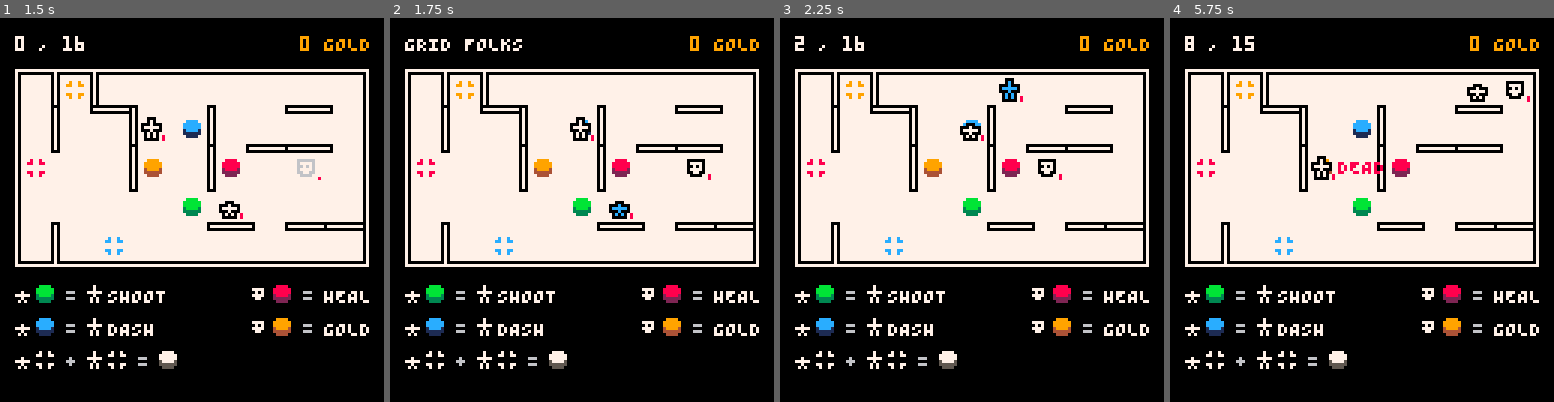
Above: before the commit, frames 1-4 (left to right).
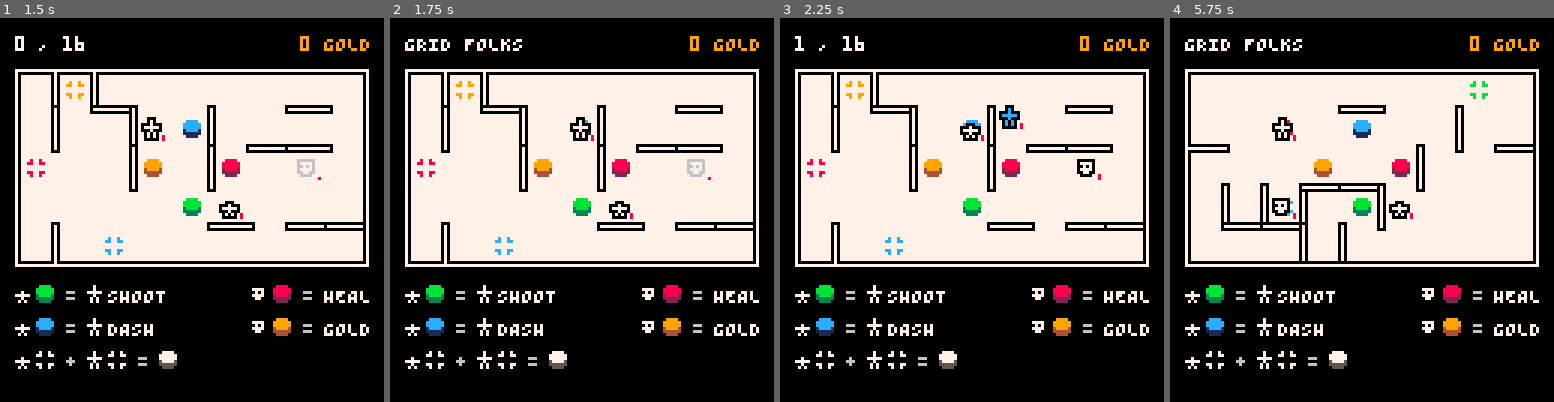
Above: after the commit, the same moments.

Repository: taylordolan/grid-folks
Game: PICO-8 cartridge grid_folks.p8
Same seed, same stepped clock (60 frames per second), same inputs: the game is played once before the commit and once after it.
Inputs:
- Up to frame 1 (1.5 s): tap X (X key) at 0.33, 1.07 s; tap O (Z key) at 0.7 s
- Up to frame 2 (1.75 s): hold Right from 1.6 s (still down); tap O (Z key) at 1.7 s
- Up to frame 3 (2.25 s): tap X (X key) at 1.85 s; release Right at 2.1 s; tap O (Z key) at 2.1 s; hold Up from 2.15 s (still down)
- Up to frame 4 (5.75 s): release Up at 2.42 s; hold Right 2.47-3.03 s; tap O (Z key) every 0.4 s from 2.5 to 5.7 s; tap X (X key) at 2.97, 4.08, 5.2 s; hold Left 3.08-3.58 s; hold Down 3.63-3.97 s; hold Right 4.02-4.68 s; hold Up 4.73-5.03 s; hold Left 5.08-5.68 s; hold Down from 5.73 s (still down)

Frame 1 is identical in both runs. In frame 2, 0.2% of the frame differs, in the area x 57-84%, y 36-52%; in frame 3, 0.9%; in frame 4, 6.5%, in the area x 3-95%, y 4-65%.

Commit message:
movement transitions!

Diff:
--- a/grid_folks.p8
+++ b/grid_folks.p8
@@ -18,10 +18,10 @@
 -- [x] write a function that prints an overview of the spawn rate throughout the game
 -- [x] add a debug mode where spawn rate and turn count show while playing
 -- [x] add some variation in when exactly enemies appear
--- [ ] implement transitions for movement
+-- [x] implement transitions for movement
+-- [ ] convert s{} to sx and sy
 -- [ ] try a 5 x 7 board instead
 -- [ ] add basic animations
--- [ ] rewrite _draw() to avoid weird overlaps
 -- [ ] when multiple enemies are present, they should act in random order
 -- [ ] randomly distribute starting abilities
 -- [ ] do something to make the game end state feel less clunky
@@ -42,6 +42,18 @@
       board[x][y] = {}
     end
   end
+
+  -- graphics stuff that needs to be global
+  screen_size = 128
+  sprite_size = 8
+  margin = 5
+  tile_size = sprite_size + margin
+  total_sprites_width = sprite_size * cols
+  total_margins_width = margin * (cols - 1)
+  total_map_width = total_sprites_width + total_margins_width
+  padding_left = flr((screen_size - total_map_width) / 2)
+  -- padding_top = flr((screen_size - total_map_height) / 2)
+  padding_top = 20
 
   -- sounds dictionary
   sounds = {
@@ -98,6 +110,9 @@
   buttons = {}
   exits = {}
 
+  -- log of recent user input
+  input_log = {}
+
   -- initial buttons
   set_tile(new_button("dash"), {5,2})
   set_tile(new_button("shoot"), {5,4})
@@ -137,10 +152,6 @@
   -- this is just so i don't have to set the initial_spawn_rate in an abstract way
   spawn_modifier = initial_spawn_rate + flr(sqrt(spawn_base))
 
-  -- transition stuff
-  transition_frames = 8
-  input_delay = 0
-
   -- start the music!
   music(sounds.music)
 end
@@ -203,49 +214,68 @@
     -- end
   end
 
-  -- if the system should be waiting, then wait
-  if input_delay > 0 then
-		input_delay = input_delay - 1
-
-  -- if it's the player's turn, then listen for input and respond to it
-	elseif player_turn == true then
-		if hero_a_active then
-      hero_a:update()
+  -- for complicated reasons, this value should be set to
+  -- one *less* than the maximum allowed number of rapid player inputs
+  if #input_log < 2 then
+    local input
+    -- left
+    if btnp(0) then
+      input = {-1, 0}
+    end
+    -- right
+    if btnp(1) then
+      input = {1, 0}
+    end
+    -- up
+    if btnp(2) then
+      input = {0, -1}
+    end
+    -- down
+    if btnp(3) then
+      input = {0, 1}
+    end
+    add(input_log, input)
+  end
+  -- player turn
+  if #input_log > 0 and player_turn == true and is_transitioning_enemies() == false then
+    local dir = input_log[1]
+    del(input_log, dir)
+    local active_hero
+    if hero_a_active then
+      active_hero = hero_a
     else
-      hero_b:update()
-    end
-
-  -- if it's not the player's turn…
-	elseif player_turn == false then
-
-    -- update hero abilities
+      active_hero = hero_b
+    end
+    active_hero.act(active_hero, dir)
+    player_turn = false
+  end
+  -- enemy turn
+  if player_turn == false and is_transitioning_heroes() == false then
     update_hero_abilities()
-
-    -- advance the board if appropriate
     if should_advance() then
       add_button()
       refresh_pads()
       refresh_walls()
     end
-
-    -- update enemy stuff
     hatch_eggs()
     if should_spawn_egg() then
       spawn_egg()
     end
-    if #enemies > 0 then
-      input_delay += 4
-    end
     for next in all(enemies) do
       next.update(next)
     end
-
     -- update game state
     turns = turns + 1
+    player_turn = true
     spawn_base += spawn_increment
-    player_turn = true
-	end
-
+  end
+  -- update screen positions
+  for next in all(heroes) do
+    update_screen_position(next)
+  end
+  for next in all(enemies) do
+    update_screen_position(next)
+  end
 
   -- game won test
   local a_xy = {hero_a.x, hero_a.y}
@@ -289,6 +319,72 @@
   return d
 end
 
+function update_screen_position(thing)
+  -- if there are one or more target destinations
+  if #thing.t > 0 then
+    -- if this will be the first frame of this transition
+    if thing.frames_so_far == 0 then
+      -- determine how many pixels to move the sprite each frame
+      local x_px_per_frame = (thing.t[1][1] - thing.s[1]) / thing.transition_speed
+      local y_px_per_frame = (thing.t[1][2] - thing.s[2]) / thing.transition_speed
+      thing.vel_per_frame = {x_px_per_frame, y_px_per_frame}
+    end
+    -- move the appropriate number of pixels on x and y
+    thing.s[1] = thing.s[1] + thing.vel_per_frame[1]
+    thing.s[2] = thing.s[2] + thing.vel_per_frame[2]
+    -- increment the count of frames moved
+    thing.frames_so_far = thing.frames_so_far + 1
+    -- if the movement is complete
+    if thing.frames_so_far == thing.transition_speed then
+      -- this is to resolve any minor descrepancies between actual and intended screen positions
+      -- i don't know if this is actually necessary, just being safe
+      thing.s[1] = thing.t[1][1]
+      thing.s[2] = thing.t[1][2]
+      -- reset these values
+      thing.frames_so_far = 0
+      thing.vel_per_frame = null
+      del(thing.t, thing.t[1])
+    end
+  end
+end
+
+function set_target_positions(thing, positions, speed)
+  thing.transition_speed = speed
+  for next in all(positions) do
+    add(thing.t, next)
+  end
+end
+
+function is_transitioning()
+  local transitioning = false
+  for next in all(actors) do
+    if #next.t > 0 then
+      transitioning = true
+    end
+  end
+  return transitioning
+end
+
+function is_transitioning_heroes()
+  local transitioning = false
+  for next in all(heroes) do
+    if #next.t > 0 then
+      transitioning = true
+    end
+  end
+  return transitioning
+end
+
+function is_transitioning_enemies()
+  local transitioning = false
+  for next in all(enemies) do
+    if #next.t > 0 then
+      transitioning = true
+    end
+  end
+  return transitioning
+end
+
 function _draw()
 
 	cls()
@@ -297,22 +393,9 @@
   local floor_color = 07
   local wall_color = 07
 
-  local screen_size = 128
-  local sprite_size = 8
-  local margin = 5
-
-  local total_sprites_width = sprite_size * cols
-  local total_margins_width = margin * (cols - 1)
-  local total_map_width = total_sprites_width + total_margins_width
-
   local total_sprites_height = sprite_size * rows
   local total_margins_height = margin * (rows - 1)
   local total_map_height = total_sprites_height + total_margins_height
-
-  local padding_left = flr((screen_size - total_map_width) / 2)
-  -- local padding_top = flr((screen_size - total_map_height) / 2)
-  local padding_top = 20
-
 
   local rect_origin = {padding_left - ceil(margin / 2), padding_top - ceil(margin / 2)}
   local rect_opposite = {padding_left + total_map_width - 1 + ceil(margin / 2), padding_top + total_map_height - 1 + ceil(margin / 2)}
@@ -342,11 +425,7 @@
   end
 
   function draw_instructions()
-    -- if not has_switched or not has_killed then
-    --   draw_intro_instructions()
-    -- else
     draw_button_instructions()
-    -- end
   end
 
   function draw_intro_instructions()
@@ -501,10 +580,10 @@
             palt(0, false)
             palt(15, true)
             local sprite = next.sprite
-            spr(sprite, x_pos, y_pos)
+            spr(sprite, next.s[1], next.s[2])
               -- draw a health bar for things with health
             if (next.health) then
-              draw_health(x_pos, y_pos, next.health)
+              draw_health(next.s[1], next.s[2], next.health)
             end
             palt()
           end
@@ -567,11 +646,36 @@
   thing.x = dest[1]
   thing.y = dest[2]
 
+  -- if thing.type == "hero" or thing.type == "enemy" then
+  if thing.s and #thing.s > 0 then
+    local screen_x = thing.s[1]
+    local screen_y = thing.s[2]
+    -- local vel_x = tile_size * dir[1]
+    -- local vel_y = tile_size * dir[2]
+    local screen_dest = board_position_to_screen_position({dest[1], dest[2]})
+    set_target_positions(thing, {screen_dest}, 4)
+  -- end
+  else
+    local screen_dest = board_position_to_screen_position({dest[1], dest[2]})
+    -- set_target_positions(thing, {screen_dest}, 4)
+    printh(screen_dest[1])
+    thing.s = {screen_dest[1], screen_dest[2]}
+  end
+  -- end
+
   -- this is here for now because enemy buttons need to be triggered when enemies step or are deployed
   -- todo: this should probably be done differently somehow
-  if (thing.type == "enemy") then
+  if thing.type == "enemy" then
     trigger_enemy_buttons(dest)
   end
+end
+
+function board_position_to_screen_position(board_position)
+  local board_x = board_position[1]
+  local board_y = board_position[2]
+  local x_pos = (board_x - 1) * sprite_size + (board_x - 1) * margin + padding_left
+  local y_pos = (board_y - 1) * sprite_size + (board_y - 1) * margin + padding_top
+  return {x_pos, y_pos}
 end
 
 -- deploys a thing to a random tile
@@ -686,8 +790,18 @@
 function create_hero()
   local hero = {
 
+    -- board position
     x = null,
     y = null,
+    -- screen position
+    s = {},
+    -- target screen position(s)
+    t = {},
+    -- transition stuff
+    frames_so_far = 0,
+    vel_per_frame = 0,
+    transition_speed = 1, -- in frames
+    -- other stuff
 		type = "hero",
     base_sprite = sprites.hero,
     sprite = null,
@@ -698,70 +812,10 @@
     dash = false,
     shoot = false,
 
-    -- update hero
-		update = function(self)
-
-      if game_lost or game_won then return end
-
-      -- find the other hero
-      local ally
-      if heroes[1] == self then
-        ally = heroes[2]
-      else
-        ally = heroes[1]
-      end
-
-      -- move up
-			if btnp(⬆️) then
-        local direction = {0, -1}
-        act(direction)
-      end
-      -- move down
-			if btnp(⬇️) then
-        local direction = {0, 1}
-        act(direction)
-      end
-      -- move left
-			if btnp(⬅️) then
-        local direction = {-1, 0}
-        act(direction)
-      end
-      -- move right
-			if btnp(➡️) then
-        local direction = {1, 0}
-        act(direction)
-      end
-
       -- this is called when the player hits a direction on their turn.
       -- it determines which action should be taken and triggers it.
-      function act(direction)
-        local next_tile = {self.x + direction[1], self.y + direction[2]}
-        if
-          location_exists(next_tile) and
-          not is_wall_between({self.x, self.y}, next_tile) and
-          not find_type_in_tile("hero", next_tile)
-        then
-          shoot_target = get_shoot_target(direction)
-          if self.shoot and shoot_target then
-            shoot_target.stunned = true
-            hit_enemy(shoot_target, 1)
-            sfx(sounds.shoot, 3)
-          elseif self.dash then
-            local dest = get_dash_dest(direction)
-            local targets = get_dash_targets(direction)
-            for next in all(targets) do
-              hit_enemy(next, 3)
-            end
-            set_tile(self, dest)
-            sfx(sounds.dash, 3)
-          else
-            step_or_bump(direction)
-            sfx(sounds.step, 3)
-          end
-          player_turn = false
-        end
-      end
-
+    act = function(self, direction)
+      local next_tile = {self.x + direction[1], self.y + direction[2]}
       function step_or_bump(direction)
         local target_tile = {self.x + direction[1], self.y + direction[2]}
         local enemy = find_type_in_tile("enemy", target_tile) or find_type_in_tile("egg", target_tile)
@@ -855,7 +909,31 @@
           now_tile = next_tile
         end
       end
-		end
+      if
+        location_exists(next_tile) and
+        not is_wall_between({self.x, self.y}, next_tile) and
+        not find_type_in_tile("hero", next_tile)
+      then
+        shoot_target = get_shoot_target(direction)
+        if self.shoot and shoot_target then
+          shoot_target.stunned = true
+          hit_enemy(shoot_target, 1)
+          sfx(sounds.shoot, 3)
+        elseif self.dash then
+          local dest = get_dash_dest(direction)
+          local targets = get_dash_targets(direction)
+          for next in all(targets) do
+            hit_enemy(next, 3)
+          end
+          set_tile(self, dest)
+          sfx(sounds.dash, 3)
+        else
+          step_or_bump(direction)
+          sfx(sounds.step, 3)
+        end
+        player_turn = false
+      end
+    end
 	}
   return hero
 end
@@ -993,6 +1071,7 @@
   egg = {
     x = null,
     y = null,
+    s = {},
     health = 1,
     type = "egg",
     sprite = sprites.egg
@@ -1004,8 +1083,19 @@
 -- create an enemy and add it to the array of enemies
 function create_enemy(tile)
 	enemy = {
+    -- board position
     x = null,
     y = null,
+    -- screen position
+    s = {},
+    -- target screen position(s)
+    t = {},
+    -- transition stuff
+    frames_so_far = 0,
+    vel_per_frame = 0,
+    transition_speed = 1, -- in frames
+    -- other stuff
+		type = "hero",
     type = "enemy",
     sprite = sprites.enemy,
     health = 2,
@@ -1298,6 +1388,7 @@
   -- place new pads
   for next in all(current_types) do
     local new_pad = {
+      s = {},
       type = "pad",
       name = next,
       sprite = sprites["pad_" ..next]
@@ -1312,6 +1403,7 @@
   local new_button = {
     x = null,
     y = null,
+    s = {},
     type = "button",
     name = name,
     sprite = sprites["button_" ..name],
--- a/movement.p8
+++ b/movement.p8
@@ -36,7 +36,7 @@
 tile_size = 16
 input_log = {}
 
-function move()
+function update_screen_position()
   for next in all(actors) do
     -- if there are one or more target destinations
     if #next.t > 0 then
@@ -68,8 +68,8 @@
 end
 
 function _update()
-  -- only accept two inputs
-  -- accepting more might result in the players committing moves too early
+  -- for complicated reasons, this value should be set to
+  -- one *less* than the maximum allowed number of rapid player inputs
   if #input_log < 2 then
     local input
     -- left
@@ -93,19 +93,19 @@
   if #input_log > 0 and is_transitioning() == false then
     -- player turn
     local dir = input_log[1]
-    input_log = {}
+    del(input_log, dir)
     local screen_x = p.s[1]
     local screen_y = p.s[2]
     local vel_x = tile_size * dir[1]
     local vel_y = tile_size * dir[2]
     local dest = {screen_x + vel_x , screen_y + vel_y}
-    transition(p, {dest}, 4)
+    set_target_positions(p, {dest}, 4)
     -- enemy turn
     local dest2 = {e.s[1], e.s[2]}
     local dest1 = {e.s[1] + tile_size, e.s[2]}
-    transition(e, {dest1, dest2}, 16)
+    set_target_positions(e, {dest1, dest2}, 16)
   end
-  move()
+  update_screen_position()
 end
 
 function _draw()
@@ -115,9 +115,9 @@
   end
 end
 
-function transition(thing, targets, speed)
+function set_target_positions(thing, positions, speed)
   thing.transition_speed = speed
-  for next in all(targets) do
+  for next in all(positions) do
     add(thing.t, next)
   end
 end
